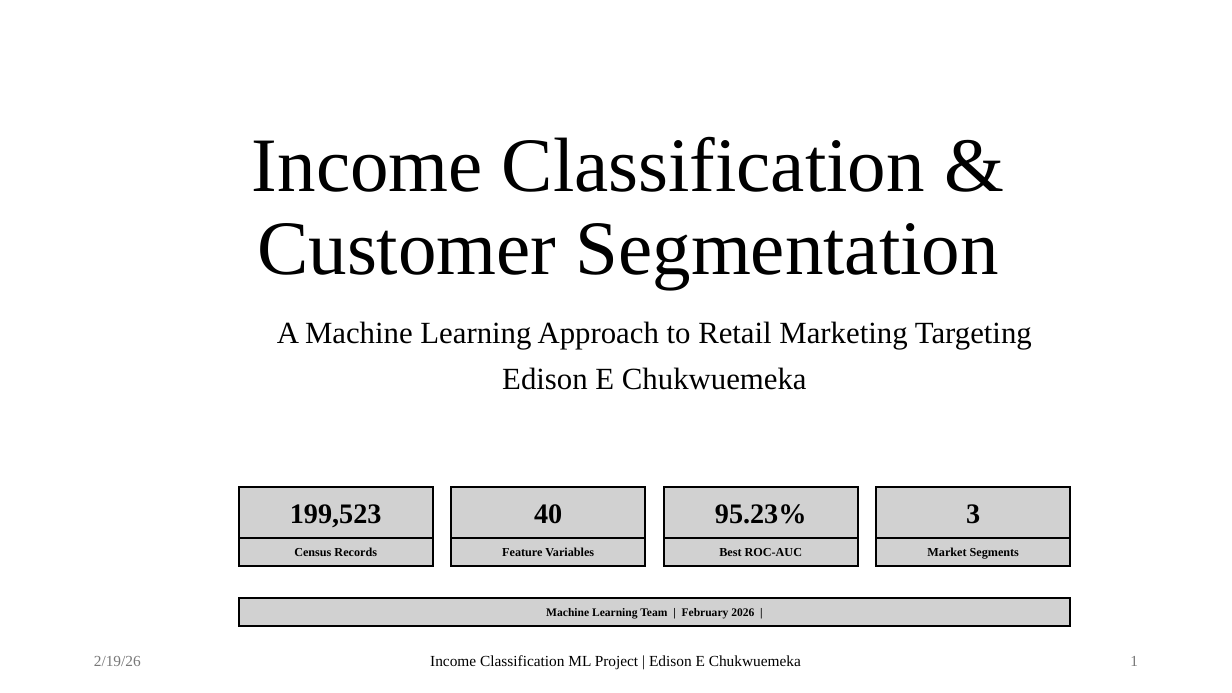
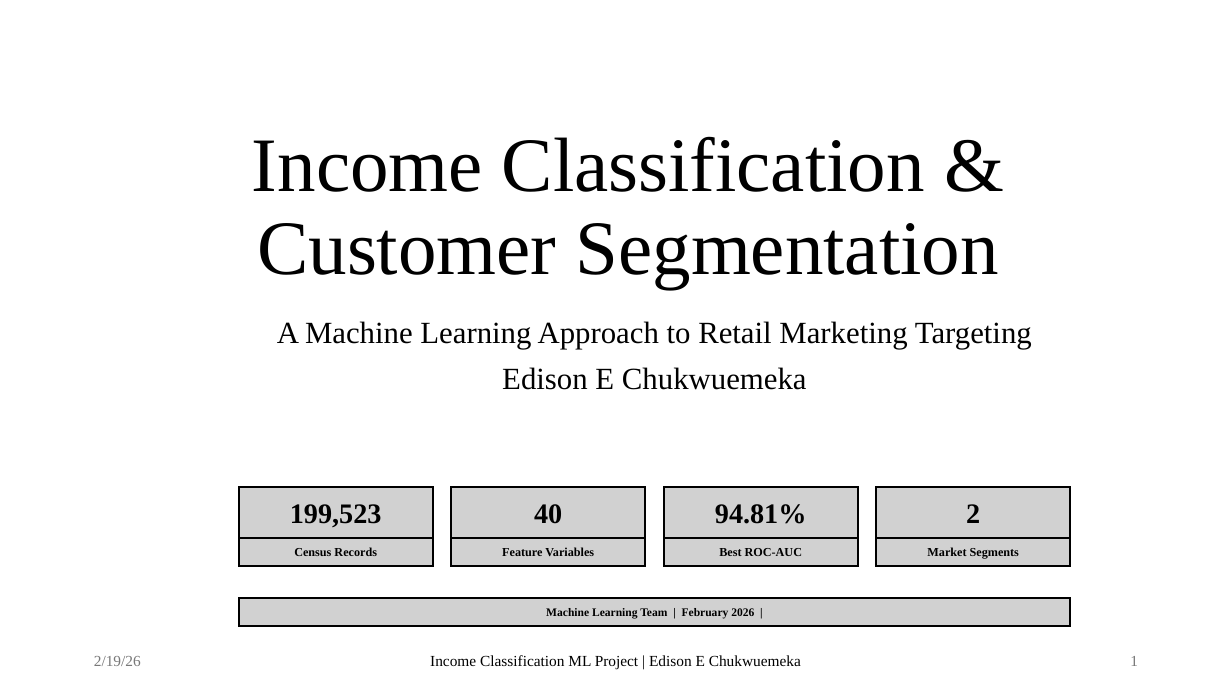
Before and after one commit to chuksedison45/income_classification_segmentation, a slide deck: slide 1 of ML_TAKEHOME_PROJECT-REPORT.pptx. Drawn at 1232x693 pixels with LibreOffice and Linux fonts; fonts in the diff are those of the drawing; background and template pictures are left out. Boxes give left, top, right and bottom in pixels: in the first picture for what was removed or moved away, otherwise in the second. Text is boxed around its words. In the diff, an @@ line names an element or a change of style, - is before the commit and + after.

```diff
--- a/ML_TAKEHOME_PROJECT-REPORT.pptx
+++ b/ML_TAKEHOME_PROJECT-REPORT.pptx
@@ text in rectangle at [715, 504, 807, 524]: text changed @@
-95.23%
+94.81%
@@ text in rectangle at [966, 504, 980, 523]: text changed @@
-3
+2
```
Also in this commit, not shown: 2 other slides changed, 2 other files.
